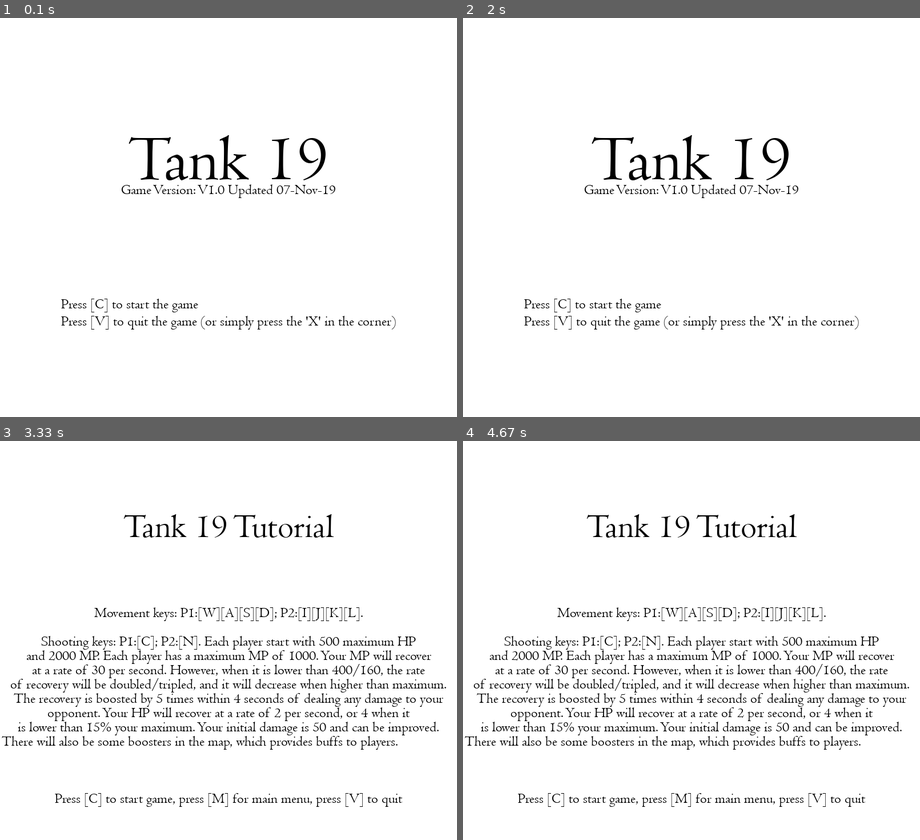
Above: before the commit, frames 1-4 (two rows, left to right).
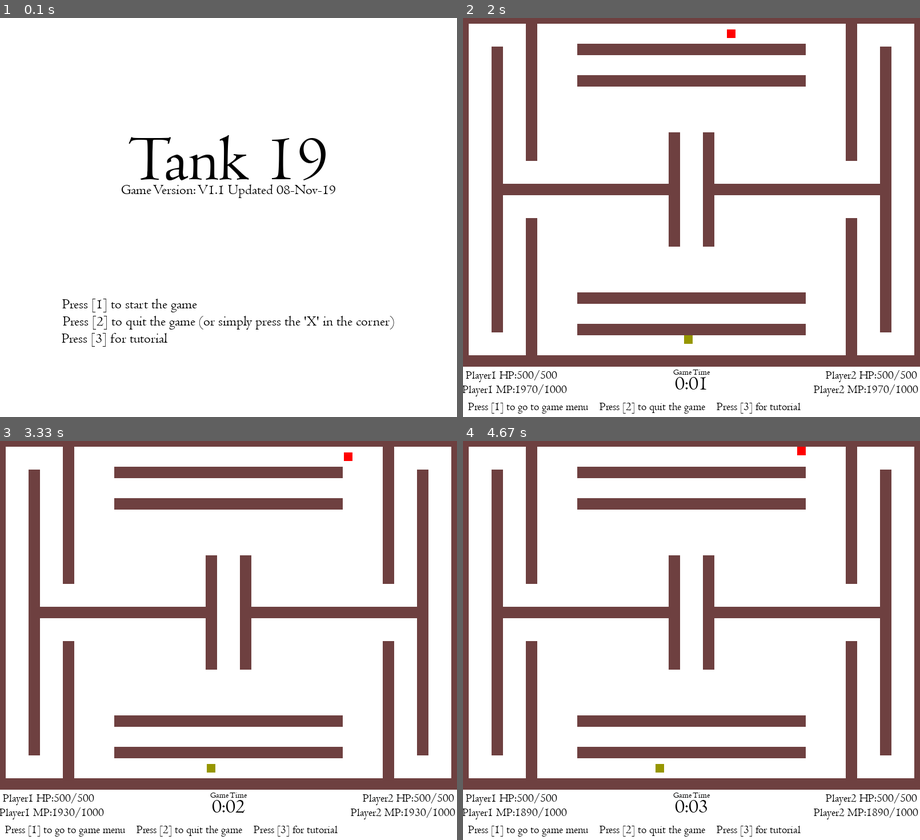
Above: after the commit, the same moments.

Repository: WEGigabyteWeiXiao/Pygame_Project_Guo
Game: pygame game, started from Final File.py
The game is run twice, just before and just after one commit, with the same random seed, the same clock (stepped at 60 frames per second) and the same inputs.
Inputs:
- Up to frame 1 (0.1 s): no input
- Up to frame 2 (2 s): tap 1 at 0.33, 0.67, 1.5 s; hold I 1-1.47 s; hold D 1-1.47 s; hold 1 from 1.83 s (still down); tap J at 1.9 s; tap I at 1.98 s
- Up to frame 3 (3.33 s): tap J at 2.2, 2.4, 2.7, 2.9, 3.2 s; release 1 at 2.3 s; hold C 2.33-2.8 s; hold D 2.33-2.8 s; tap K at 2.48 s; hold D 2.83-3.3 s
- Up to frame 4 (4.67 s): hold W 3.33-3.63 s; tap J at 3.4, 3.73, 4.03, 4.23, 4.53 s; tap I at 3.48 s; hold D 3.67-4.13 s; tap K at 3.82 s; hold A from 4.17 s (still down)

The runs differ from the first frame. In frame 1, 1.2% of the frame differs, in the area x 13-87%, y 41-83%; in frame 2, 25%; in frame 3, 29%; in frame 4, 29%, in the area x 0-100%, y 0-100%.

Commit message:
Game Version V1.1
Basic collision between bullets and walls;
Bullets now don't go through the enemy in case of a hit

Diff:
--- a/Final File.py
+++ b/Final File.py
@@ -7,7 +7,7 @@
 gameDisplay = pygame.display.set_mode([display_width,display_height])
 #Sets resolution of the game window and actually creates it
 
-pygame.display.set_caption('Tank 19 V1.0 (07-NOV-19)')
+pygame.display.set_caption('Tank 19 V1.1 (08-NOV-19)')
 #Sets title of the game window
 
 clock = pygame.time.Clock()
@@ -106,7 +106,7 @@
             #If the tank is going to the top
                 self.rect.top = block.rect.bottom
 
-        block_hit_list = pygame.sprite.spritecollide(self,bullet_list,False)
+        block_hit_list = pygame.sprite.spritecollide(self,bullet_list,True)
         #Check if the player is being hit by a a bullet
         for block in block_hit_list:
         #If a bullet did hit a player
@@ -190,6 +190,11 @@
     #Getter method for max_hp
         return self.max_hp
 
+    def set_pos(self,newx,newy):
+    #Subroutine for setting position of player
+        self.x = newx
+        self.y = newy
+
 
 class Bullet(pygame.sprite.Sprite):
 #Base class for bullets in the game
@@ -214,9 +219,10 @@
 
     def move(self):
         self.rect.x += self.speed_x
+        #Moves bullets along horizontal direction
+
         self.rect.y += self.speed_y
-        #Moves bullets
-
+        #Moves bullets along vertical direction
 
 
 class Map():
@@ -285,18 +291,18 @@
 
             if event.type == pygame.KEYDOWN:
             #Detects if the user pressed a button
-                if event.key == pygame.K_c:
+                if event.key == pygame.K_1:
                     intro = False
-                #If [C] is pressed let the game enter tutorial
-
-                if event.key == pygame.K_v:
+                #If [1] is pressed let the game enter tutorial
+
+                if event.key == pygame.K_2:
                     pygame.quit()
                     quit()
-                #If [V] is pressed quit the game
-
-                if event.key == pygame.K_h:
+                #If [2] is pressed quit the game
+
+                if event.key == pygame.K_3:
                     tutorial()
-                #If [H] is pressed enter tutorial
+                #If [3] is pressed go to tutorial
 
         gameDisplay.fill(white)
         #fill the screen with white
@@ -309,20 +315,23 @@
         TextRect.center = (400,250)
         #Displays title of game
 
-        TextSurf2, TextRect2 = text_objects("Game Version: V1.0 Updated 07-Nov-19", canteur25)
+        TextSurf2, TextRect2 = text_objects("Game Version: V1.1 Updated 08-Nov-19", canteur25)
         TextRect2.center = (400,300)
         #Displays version number of game
 
-        TextSurf3, TextRect3 = text_objects("Press [C] to start the game", canteur25)
+        TextSurf3, TextRect3 = text_objects("Press [1] to start the game", canteur25)
         TextRect3.center = (227,500)
-        TextSurf4, TextRect4 = text_objects("Press [V] to quit the game (or simply press the 'X' in the corner)",canteur25)
+        TextSurf4, TextRect4 = text_objects("Press [2] to quit the game (or simply press the 'X' in the corner)",canteur25)
         TextRect4.center = (400,530)
+        TextSurf201, TextRect201 = text_objects("Press [3] for tutorial", canteur25)
+        TextRect201.center = (200,560)
         #Displays instructions on the window
 
         gameDisplay.blit(TextSurf, TextRect)
         gameDisplay.blit(TextSurf2, TextRect2)
         gameDisplay.blit(TextSurf3, TextRect3)
         gameDisplay.blit(TextSurf4, TextRect4)
+        gameDisplay.blit(TextSurf201, TextRect201)
         pygame.display.update()
         #Makes all changes made above to take effect
 
@@ -338,11 +347,11 @@
             #If the window is closed, close it
             if event.type == pygame.KEYDOWN:
             #Detects if the user pressed a button
-                if event.key == pygame.K_c:
+                if event.key == pygame.K_1:
                     tutorial = False
-                if event.key == pygame.K_m:
+                if event.key == pygame.K_2:
                     start_menu()
-                if event.key == pygame.K_v:
+                if event.key == pygame.K_3:
                     pygame.quit()
                     quit()
         gameDisplay.fill(white)
@@ -371,10 +380,10 @@
         TextRect107.center = (400,475)
         TextSurf108, TextRect108 = text_objects("is lower than 15% your maximum. Your initial damage is 50 and can be improved.", canteur25)
         TextRect108.center = (400,500)
-        TextSurf109, TextRect109 = text_objects("There will also be some boosters in the map, which provides buffs to players.", canteur25)
+        TextSurf109, TextRect109 = text_objects("There will also be some boosters in the map, which provides buffs to players.(Future Function)", canteur25)
         TextRect109.center = (350,525)
-        TextSurf110, TextRect110 = text_objects("Press [C] to start game, press [M] for main menu, press [V] to quit", canteur25)
-        TextRect110.center = (400,625)
+        TextSurf110, TextRect110 = text_objects("Press [1] to start game, press [2] for main menu, press [3] to quit", canteur25)
+        TextRect110.center = (420,625)
         #Creates all the tutorial texts
 
         gameDisplay.blit(TextSurf100, TextRect100)
@@ -407,18 +416,21 @@
         TextSurf201, TextRect201 = text_objects("Player 2 has won the game!", canteur60)
     TextRect201.center = (400,350)
     #Display results based on the outcome
-    TextSurf202, TextRect202 = text_objects("Press [X] to quit the game", canteur20)
-    TextRect202.center = (200,600)
+    TextSurf202, TextRect202 = text_objects("Press [1] to quit the game      Press [2] to restart the game", canteur20)
+    TextRect202.center = (300,600)
     gameDisplay.blit(TextSurf201, TextRect201)
     gameDisplay.blit(TextSurf202, TextRect202)
     #Display and make all other texts on this screen
 
     for event in pygame.event.get():
         if event.type == pygame.KEYDOWN:
-            if event.key == pygame.K_x:
+            if event.key == pygame.K_1:
                 pygame.quit()
                 quit()
             #If [X] is pressed, quit the game
+
+            if event.key == pygame.K_2:
+                main()
 
     pygame.display.update()
     #Update the screen to let it take effect
@@ -448,7 +460,14 @@
     clock = pygame.time.Clock()
     #Sets the clock speed of the game
 
+    t_m = 0
+    t_s0 = "0"
+    t_s = 0
+    SecondCounter = 1
+    #Initialises variables for clock
+
     GameExit = False
+    #Initialises main loop terminaition variable
 
     while not GameExit:
     #Event processing starts here
@@ -478,16 +497,16 @@
                     player2.changespeed(0,5)
                 #When a direction key is pressed let player2 to do according movements
 
-                if event.key == pygame.K_m:
+                if event.key == pygame.K_1:
                     start_menu()
                 #When M is pressed go back to main game menu
 
-                if event.key == pygame.K_v:
+                if event.key == pygame.K_2:
                     pygame.quit()
                     quit()
                 #When V is pressed quit the game
 
-                if event.key == pygame.K_h:
+                if event.key == pygame.K_3:
                     tutorial()
                 #When H is pressed go to tutorial
 
@@ -525,10 +544,7 @@
                 #When a direction key is released reset player2's speed
 
         for bullet in bullet_list:
-            if bullet.rect.x > -50 and bullet.rect.x < 900:
-                if bullet.rect.y > -150 and bullet.rect.y < 800:
-            #Only moves the bullet when it is on the screen
-                    bullet.move()
+            bullet.move()
         #Updates positions of all bullets on the screen
 
         #Event processing ends here
@@ -543,35 +559,48 @@
         current_map.wall_list.draw(gameDisplay)
         #Draws all sprites and walls
 
-        canteur20 = pygame.font.Font("Fonts/CENTAUR.TTF", 20)
+        centaur15 = pygame.font.Font("Fonts/CENTAUR.TTF", 15)
+        centaur20 = pygame.font.Font("Fonts/CENTAUR.TTF", 20)
+        centaur35 = pygame.font.Font("Fonts/CENTAUR.TTF", 35)
         #Defines fonts used in main game loop
 
-        TextSurf5, TextRect5 = text_objects("Press [M] to go to game menu    Press [V] to quit the game    Press [H] for tutorial", canteur20)
-        TextRect5.center = (220,680)
+        TextSurf5, TextRect5 = text_objects("Press [1] to go to game menu    Press [2] to quit the game    Press [3] for tutorial", centaur20)
+        TextRect5.center = (300,680)
         gameDisplay.blit(TextSurf5, TextRect5)
         #Displays text for going back to main menu or quit the game
 
-        TextSurf6, TextRect6 = text_objects("Player1 HP:" + str(player1.get_hp()) + "/" + str(player1.get_max_hp()), canteur20)
+        TextSurf6, TextRect6 = text_objects("Player1 HP:" + str(player1.get_hp()) + "/" + str(player1.get_max_hp()), centaur20)
         TextRect6.center = (85,625)
         gameDisplay.blit(TextSurf6, TextRect6)
         #Displays information of the hp remaining of player1
 
-        TextSurf7, TextRect7 = text_objects("Player1 MP:" + str(player1.get_mp()) + "/1000", canteur20)
+        TextSurf7, TextRect7 = text_objects("Player1 MP:" + str(player1.get_mp()) + "/1000", centaur20)
         TextRect7.center = (90,650)
         gameDisplay.blit(TextSurf7, TextRect7)
         #Displays information of the mp remaining of player2
 
-        TextSurf8, TextRect8 = text_objects("Player2 HP:" + str(player2.get_hp()) + "/" + str(player2.get_max_hp()), canteur20)
+        TextSurf8, TextRect8 = text_objects("Player2 HP:" + str(player2.get_hp()) + "/" + str(player2.get_max_hp()), centaur20)
         TextRect8.center = (715,625)
         gameDisplay.blit(TextSurf8, TextRect8)
         #Displays information of the hp remaining of player2
 
-        TextSurf9, TextRect9 = text_objects("Player2 MP:" + str(player2.get_mp()) + "/1000", canteur20)
+        TextSurf9, TextRect9 = text_objects("Player2 MP:" + str(player2.get_mp()) + "/1000", centaur20)
         TextRect9.center = (705,650)
         gameDisplay.blit(TextSurf9, TextRect9)
         #Displays information of the mp remaining of player2
 
+        TextSurf10, TextRect10 = text_objects("Game Time", centaur15)
+        TextRect10.center = (400,620)
+        TextSurf11, TextRect11 = text_objects(str(t_m) + ":" + t_s0 + str(t_s), centaur35)
+        TextRect11.center = (400,640)
+        gameDisplay.blit(TextSurf10, TextRect10)
+        gameDisplay.blit(TextSurf11, TextRect11)
+        #Displays time information of the game
+
         #Additional drawing stops here
+
+        pygame.sprite.groupcollide(bullet_list,current_map.wall_list,True,False)
+        #If a bullet hit a wall, make the bullet dissappear
 
         player1.move(current_map.wall_list)
         #Updates the position of player1 in each tick
@@ -594,10 +623,31 @@
         if player1.get_hp() < 0:
             game_over(2)
             player1.hp_change(-10000)
-        if player2.get_hp() < 0:
+        elif player2.get_hp() < 0:
             game_over(1)
             player2.hp_change(-10000)
         #If any player died, terminate the game
+
+        #clock_update(t_m, t_s0, t_s, SecondCounter)
+        #Updates the clock
+
+        if SecondCounter == 30:
+            t_s = t_s + 1
+            SecondCounter = 0
+        else:
+            SecondCounter = SecondCounter + 1
+        #Increment second display when needed
+
+        if t_s == 60:
+            t_m = t_m + 1
+            t_s = 0
+        #Increment minute display when needed
+
+        if t_s < 10:
+            t_s0 = "0"
+        else:
+            t_s0 = ""
+        #When seconds is only 1 digit add another 0
 
         pygame.display.update()
         #Updates the game window
